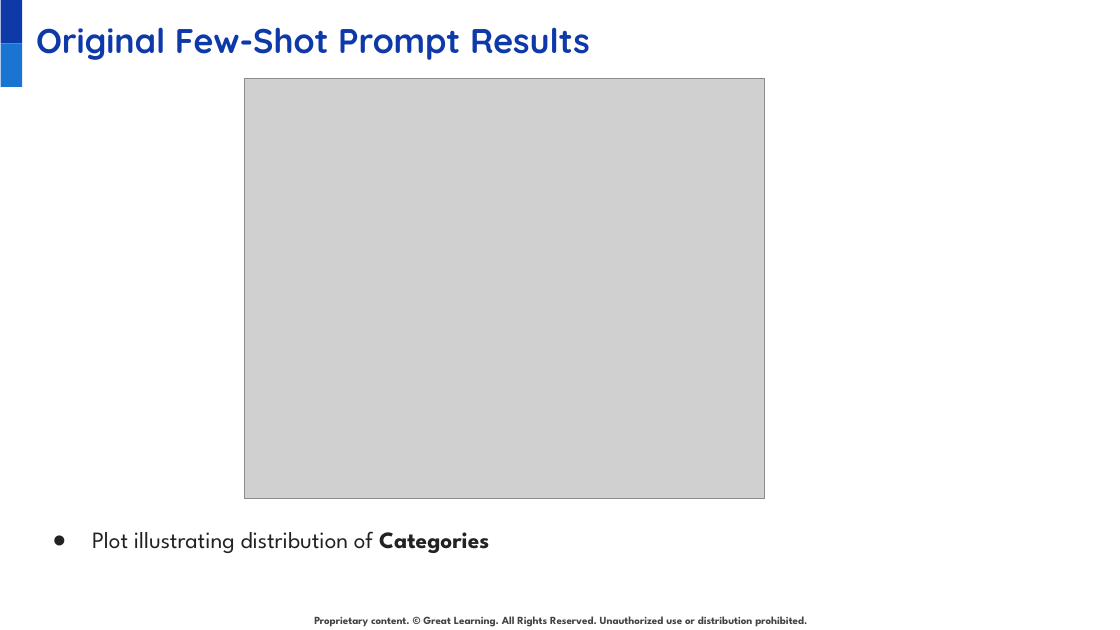
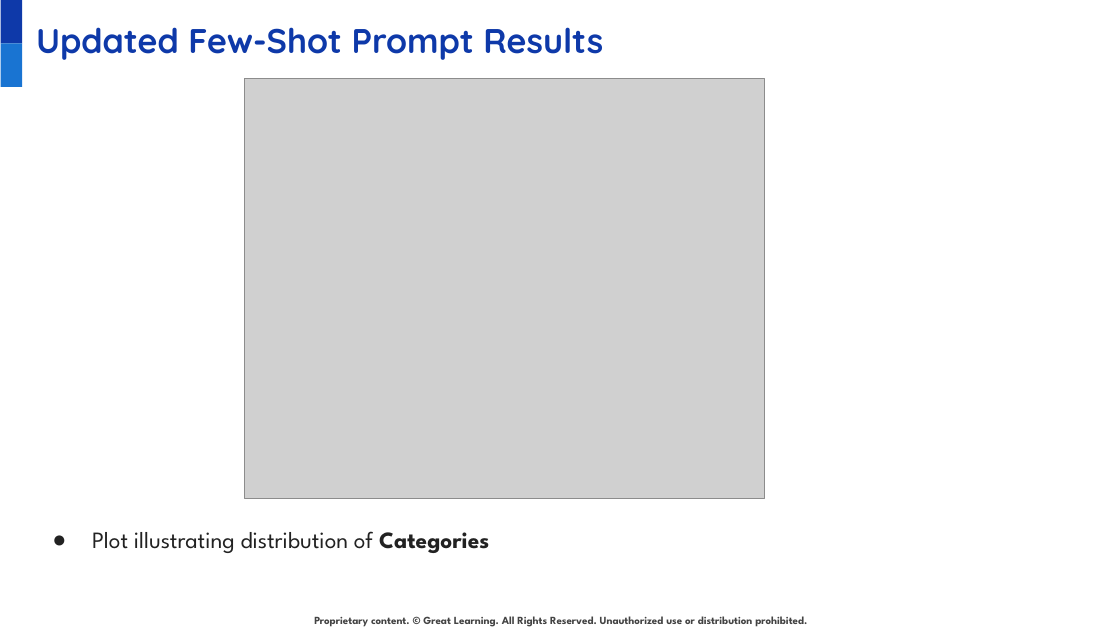
Before and after one commit to juanbucz/GreatLearning-TermProjects, a slide deck: slide 39 of GenAI-Powered Food Delivery Sentiment Analysis/Project Presentation - Business Applications of GenAI - John Buczkowski.pptx (slide 40 before the commit). Drawn at 1120x630 pixels with LibreOffice and Linux fonts; fonts in the diff are those of the drawing; grey boxes stand for pictures; background and template pictures are left out. Boxes give left, top, right and bottom in pixels: in the first picture for what was removed or moved away, otherwise in the second. Text is boxed around its words. In the diff, an @@ line names an element or a change of style, - is before the commit and + after.

Commit message:
GenAI - Food Delivery Sentiment Analysis - Original Chain Of Thought Prompt

```diff
--- a/GenAI-Powered Food Delivery Sentiment Analysis/Project Presentation - Business Applications of GenAI - John Buczkowski.pptx
+++ b/GenAI-Powered Food Delivery Sentiment Analysis/Project Presentation - Business Applications of GenAI - John Buczkowski.pptx
@@ title at [36, 27, 603, 60]: text changed @@
-Original Few-Shot Prompt Results
+Updated Few-Shot Prompt Results
```
Also in this commit, not shown: 1 other slide changed, 6 slides added, 1 slide removed, 3 other files.
